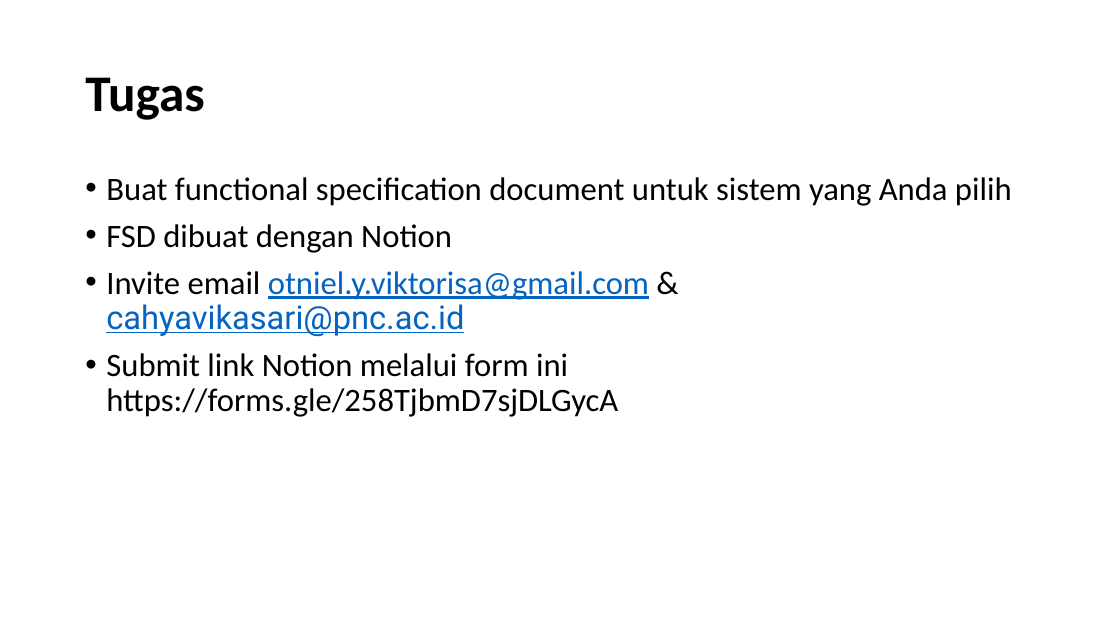
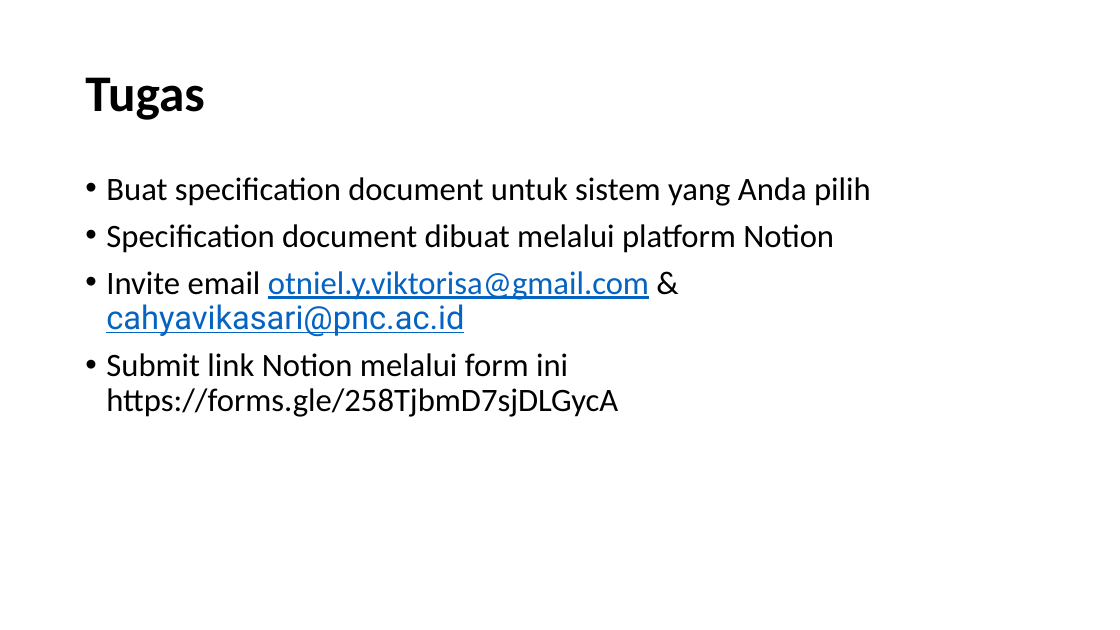
Before and after one commit to oyviktorisa/software-engineering-2023.1, a slide deck: slide 1 of Tugas.pptx. Drawn at 1120x630 pixels with LibreOffice and Linux fonts; fonts in the diff are those of the drawing. Boxes give left, top, right and bottom in pixels: in the first picture for what was removed or moved away, otherwise in the second. Text is boxed around its words. In the diff, an @@ line names an element or a change of style, - is before the commit and + after.

```diff
--- a/Tugas.pptx
+++ b/Tugas.pptx
@@ text at [106,177,871,253]: text changed @@
-• Buat functional specification document untuk sistem yang Anda pilih
-• FSD dibuat dengan Notion
+• Buat specification document untuk sistem yang Anda pilih
+• Specification document dibuat melalui platform Notion
```
Also in this commit, not shown: 1 slide added, 1 other file.
